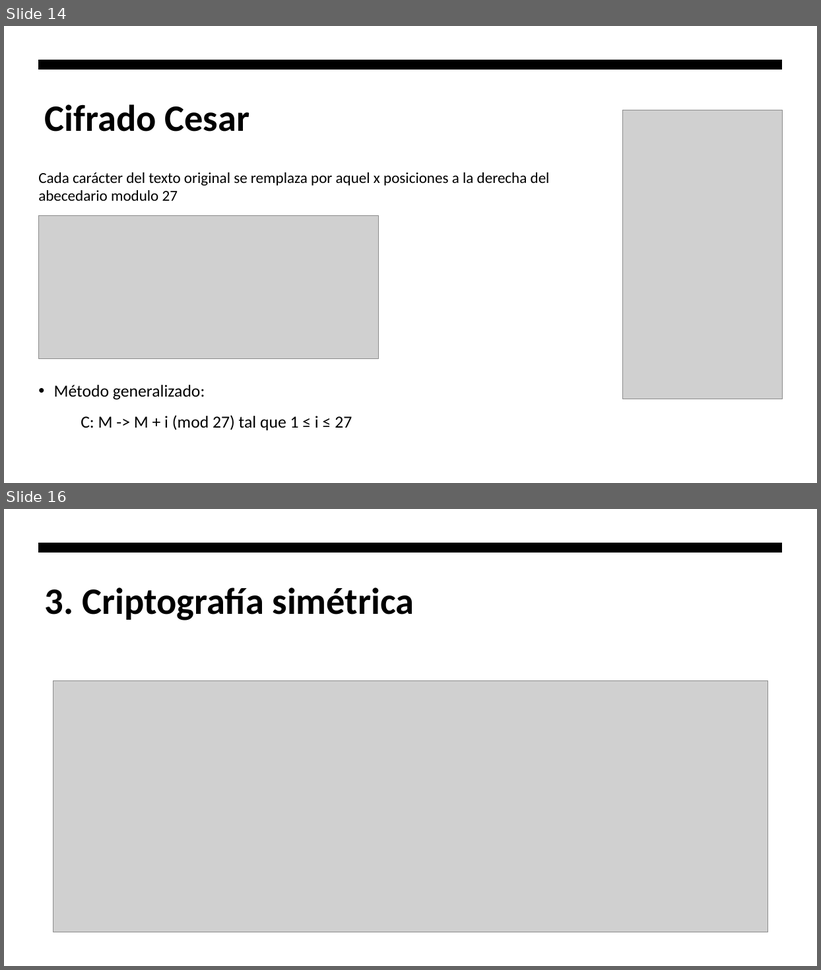
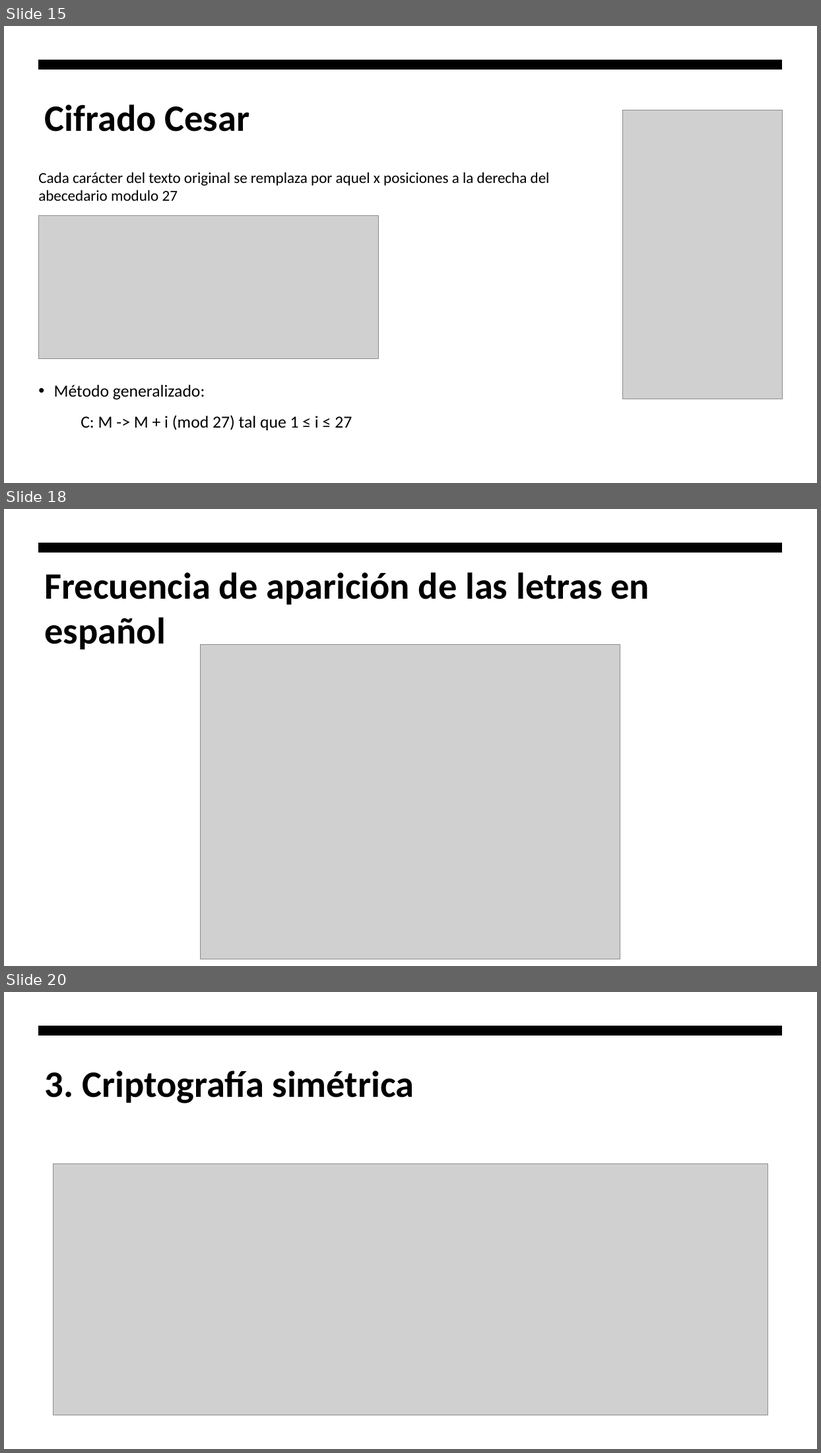
Before and after one commit to hombrefrustrado/criptografia-presentaci-n, a slide deck: criptografía teorica.pptx. Shown one above the other, each under a label of ours: slides 14 and 16 before the commit, slides 15, 18 and 20 after it; the slides between them are not shown. The pictures are 821x970 and 821x1453 pixels, drawn with LibreOffice and Linux fonts; fonts in the diff are those of the drawing; grey boxes stand for pictures. Boxes give left, top, right and bottom in pixels: in the first picture for what was removed or moved away, otherwise in the second. Text is boxed around its words. In the diff, an @@ line names an element or a change of style, - is before the commit and + after.

```diff
--- a/criptografía teorica.pptx
+++ b/criptografía teorica.pptx
@@ slide 18 added at (x1=4, y1=509, x2=817, y2=966), background #FFFFFF; not listed: 1 template element that a slide beside it also shows @@
@@ title added at (x1=45, y1=572, x2=650, y2=650), 44 pt, text #000000, bold @@
+Frecuencia de aparición de las letras en español
@@ picture added at (x1=201, y1=645, x2=620, y2=960) @@
@@ what was slide 14 is now slide 15 @@
@@ what was slide 16 is now slide 20 @@
```
Also in this commit, not shown: 4 slides changed, 5 other slides added, 2 slides removed, 3 other files.
